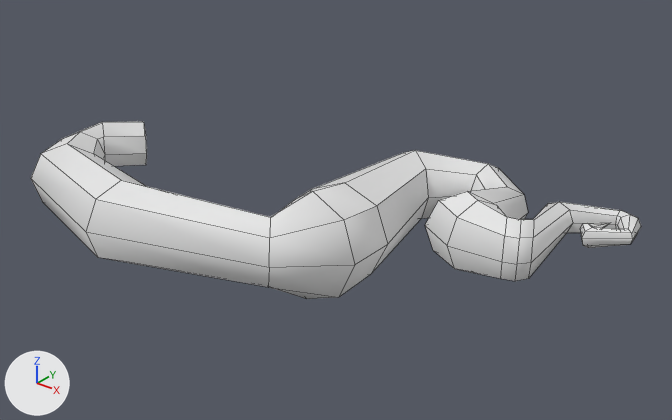
Renders of the FBX model _Art/Environment/Wurzelwand2.fbx from each side of a commit.
Camera for both pictures: a camera (50 mm lens) standing at (2.3, -2.12, 1.4) and looking at (0.53, 0.09, 0.03). The axes (+X, +Y, +Z) are drawn at lower left. The lights are the same throughout. Mesh edges are drawn as thin lines. Where no turn or scale is listed for an object, it has been applied to the vertices.
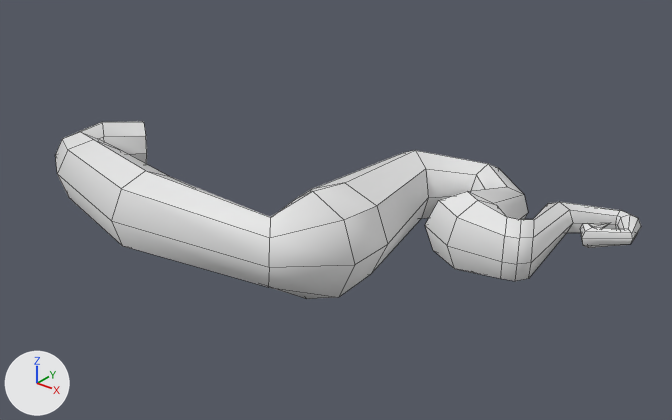
The newer file is also turned or shifted as a whole; pictures and numbers use the older file's frame.

Scene script edits in JSON lines:
```json
{"block": "me_cylinder_001", "where": "me_cylinder_001.from_pydata(...)  # 176 vertices, 180 faces; spans x -0.57..1.4, y -0.64..0.7, z -0.12..0.26"}
{"block": "me_cylinder_001", "where": "# used by ob_cylinder; location = (0.0, 0.0, 0.0)"}
{"block": "me_cylinder_001", "where": "# verts and faces of me_cylinder_001; kept vertices keep their numbers, new ones are numbered from 176"}
{"block": "me_cylinder_001", "where": "# before: 0 (0.15, -0.49, 0.23) at pixel (121, 180), 1 (-0.3, -0.36, 0.2) at pixel (67, 143), 2 (0.15, -0.59, 0.2) at pixel (95, 199), 3 (-0.35, -0.44, 0.17) at pixel (40, 153), 4 (0.14, -0.64, 0.11) at pixel (85, 231)"}
{"block": "me_cylinder_001", "where": "# before: 5 (-0.38, -0.48, 0.09) at pixel (30, 178), 6 (0.15, -0.61, 0.02) at pixel (97, 257), 7 (-0.36, -0.46, 0.0) at pixel (42, 201), 8 (0.15, -0.52, -0.03), 9 (-0.3, -0.39, -0.05)"}
{"block": "me_cylinder_001", "where": "# before: 10 (0.16, -0.42, -0.01), 11 (-0.25, -0.31, -0.02), 12 (0.16, -0.37, 0.08), 13 (-0.23, -0.27, 0.06), 14 (0.15, -0.4, 0.18) at pixel (146, 186)"}
{"block": "me_cylinder_001", "where": "# before: 15 (-0.25, -0.29, 0.16) at pixel (93, 153)"}
{"block": "me_cylinder_001", "change": "me_cylinder_001 part 1"}
{"op": "add", "block": "me_cylinder_001", "code": "for i in [0, 2, 4, 6, 8, 14]: verts[i] += (0.0, 0.1, 0.0)"}
{"op": "add", "block": "me_cylinder_001", "code": "verts[1] = (-0.26, -0.28, 0.2)  # moved, pixel (93, 139)"}
{"op": "add", "block": "me_cylinder_001", "code": "verts[9] = (-0.26, -0.31, -0.05)  # moved"}
{"op": "add", "block": "me_cylinder_001", "code": "verts[3] = (-0.31, -0.36, 0.18)  # moved, pixel (67, 149)"}
{"op": "add", "block": "me_cylinder_001", "code": "verts[5] = (-0.33, -0.4, 0.09)  # moved, pixel (57, 173)"}
{"op": "add", "block": "me_cylinder_001", "code": "verts[7] = (-0.31, -0.38, 0.0)  # moved, pixel (68, 197)"}
{"op": "add", "block": "me_cylinder_001", "code": "verts[10] = (0.16, -0.33, -0.01)  # moved"}
{"op": "add", "block": "me_cylinder_001", "code": "verts[12] = (0.16, -0.28, 0.08)  # moved"}
{"op": "add", "block": "me_cylinder_001", "code": "verts[11] = (-0.21, -0.24, -0.02)  # moved"}
{"op": "add", "block": "me_cylinder_001", "code": "verts[13] = (-0.18, -0.2, 0.07)  # moved"}
{"op": "add", "block": "me_cylinder_001", "code": "verts[15] = (-0.2, -0.22, 0.16)  # moved, pixel (119, 149)"}
```

What differs and where, as boxes [x1, y1, x2, y2] in the pictures (672 x 420 px; the box of a moved part takes in the faces that stretch with it):
```json
{"object": "Cylinder", "change": "reshaped", "before": [31, 121, 641, 299], "after": [55, 121, 641, 299]}
{"part": 1, "of": "me_cylinder_001", "change": "moved or reshaped", "before": [31, 132, 270, 287], "after": [55, 132, 270, 287]}
```
